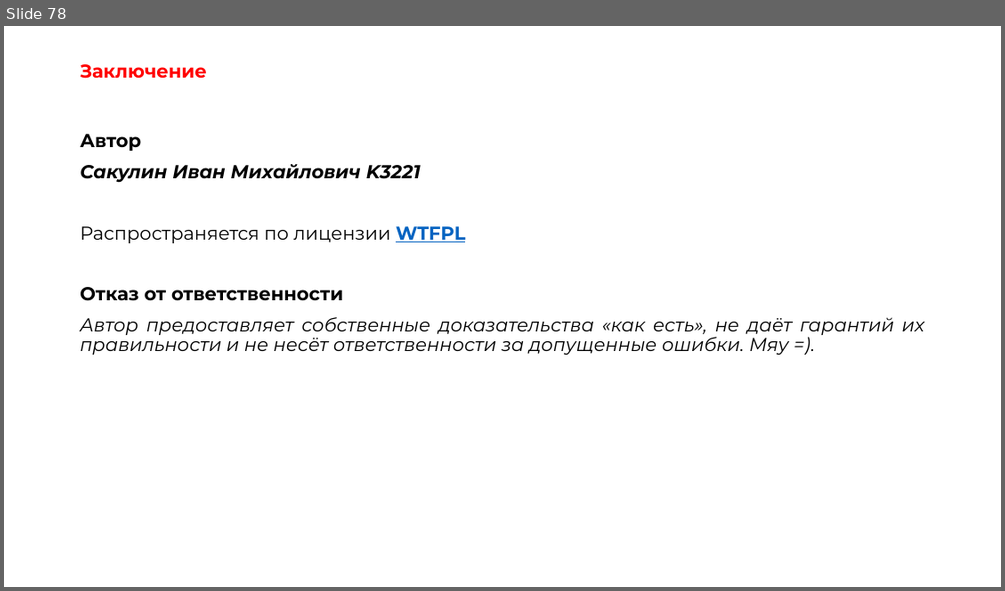
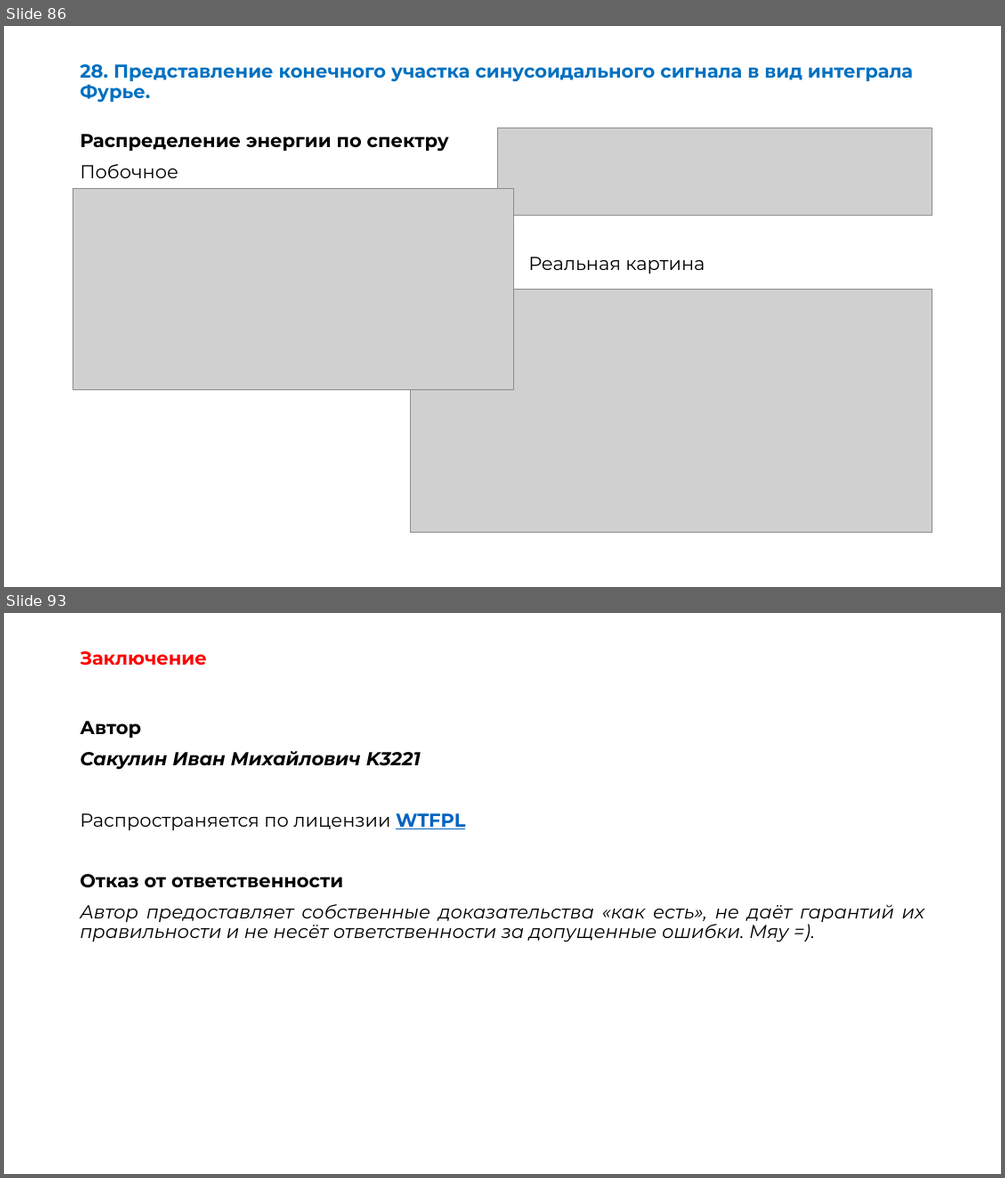
Before and after one commit to OneTwoZzzPlus/ITMO.STUDY, a slide deck: 2-3_PHYSICS/exam-EMP.pptx. Shown one above the other, each under a label of ours: slide 78 before the commit, slides 86 and 93 after it; the slides between them are not shown. The pictures are 1005x591 and 1005x1178 pixels, drawn with LibreOffice and Linux fonts; fonts in the diff are those of the drawing; grey boxes stand for pictures. Boxes give left, top, right and bottom in pixels: in the first picture for what was removed or moved away, otherwise in the second. Text is boxed around its words. In the diff, an @@ line names an element or a change of style, - is before the commit and + after.

```diff
--- a/2-3_PHYSICS/exam-EMP.pptx
+++ b/2-3_PHYSICS/exam-EMP.pptx
@@ slide 86 added at [4, 26, 1001, 587], background #FFFFFF @@
@@ title added at [80, 64, 913, 103], 18 pt, text #0070C0, bold @@
+28. Представление конечного участка синусоидального сигнала в вид интеграла Фурье.
@@ picture added at [498, 128, 933, 216] @@
@@ text added at [80, 134, 704, 273], 18 pt, text #000000, bold @@
+Распределение энергии по спектру
+Побочное
+Реальная картина
@@ picture added at [73, 188, 514, 389] @@
@@ picture added at [411, 289, 933, 532] @@
@@ what was slide 78 is now slide 93 @@
```
Also in this commit, not shown: 1 slide changed, 14 other slides added, 5 other files.
